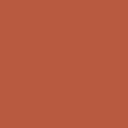
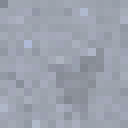
Layered file, before and after one edit (128px x 128px). Changes by layer:
showed group "Unfired" (3 layers) over [0, 0, 128, 128]
added layer "Layer copy #5" (darken, 16%) in group "Unfired" over [48, 48, 104, 112]
hid group "Clay" (7 layers) over [0, 0, 128, 128]
"Layer copy #1": opacity 63% → 23% over [48, 48, 104, 112]
"Layer copy #2": opacity 63% → 29% over [24, 24, 64, 56]
